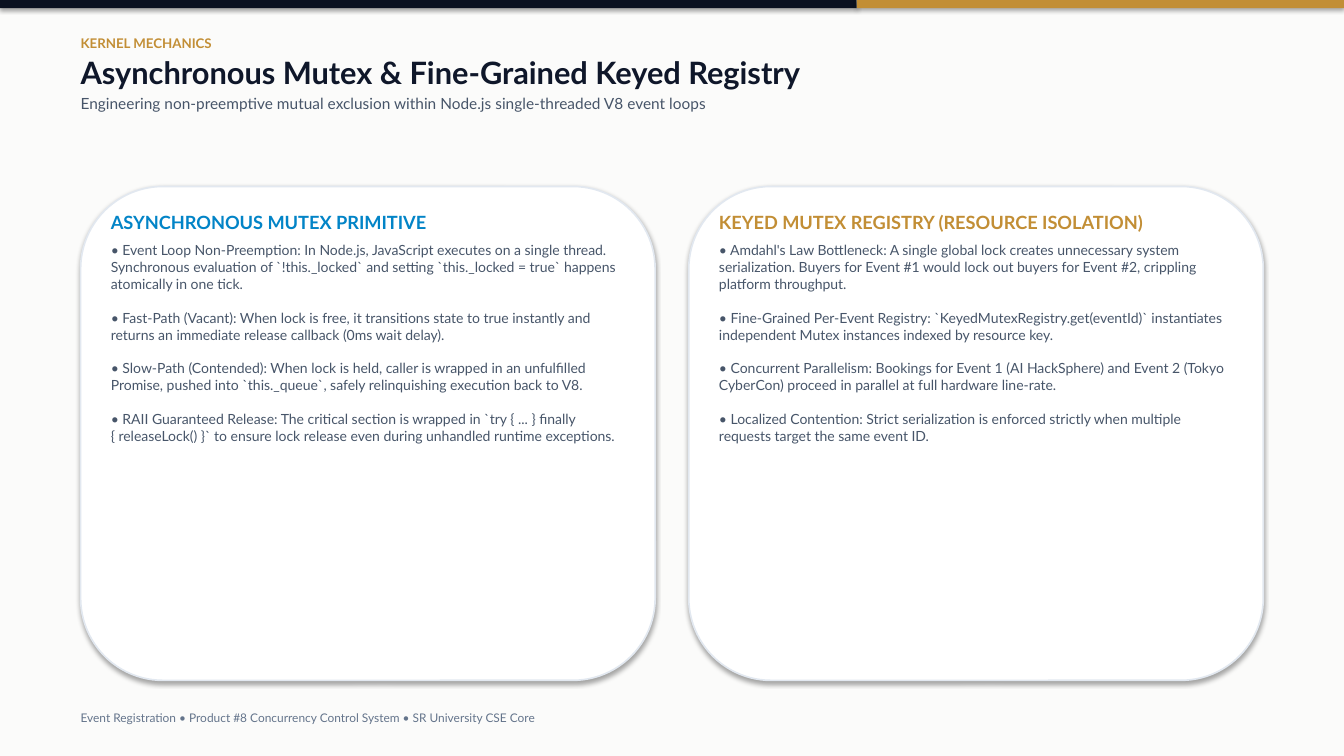
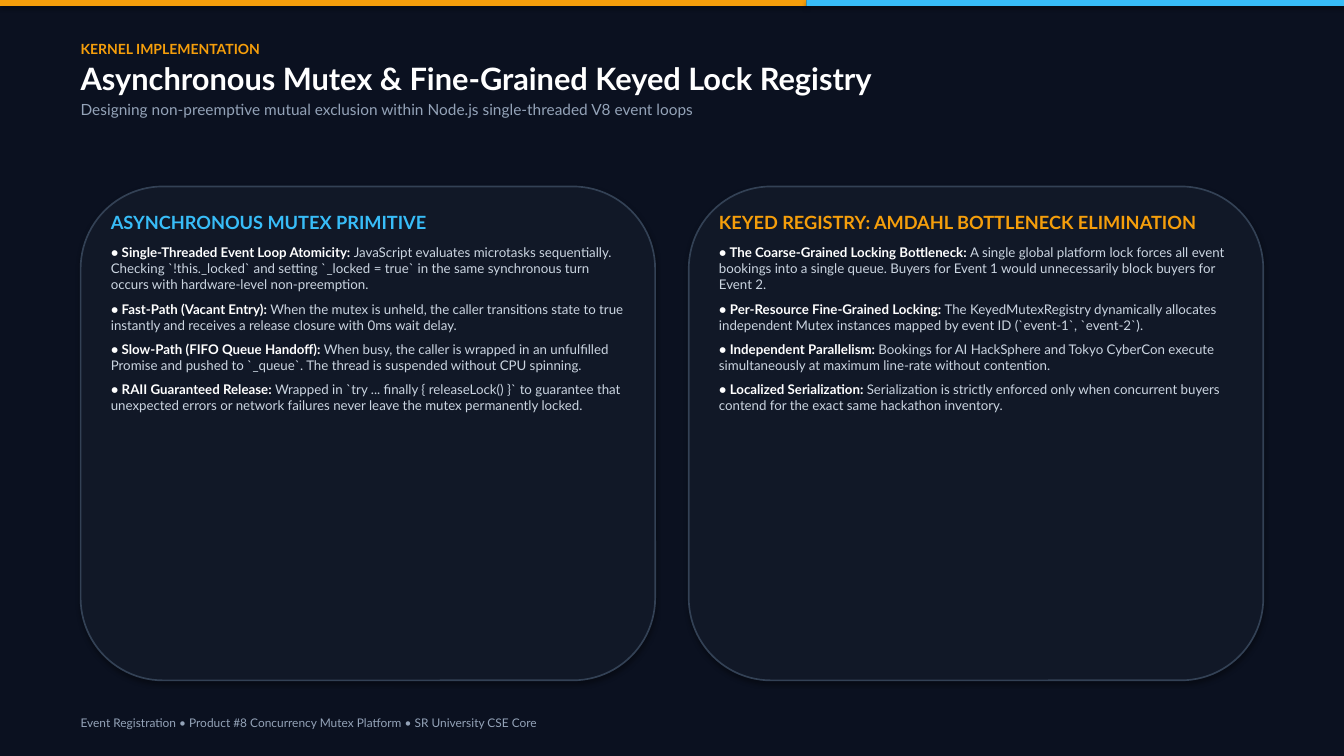
Before and after one commit to ShivaGanesh1080-ops/synnexa-os-concurrency, a slide deck: slide 5 of SYNNEXA_OS_Product8_Presentation.pptx. Drawn at 1344x756 pixels with LibreOffice and Linux fonts; fonts in the diff are those of the drawing. Boxes give left, top, right and bottom in pixels: in the first picture for what was removed or moved away, otherwise in the second. Text is boxed around its words. In the diff, an @@ line names an element or a change of style, - is before the commit and + after.

Commit message:
feat(ppt): regenerate 10-slide obsidian luxury presentation deck matching web design system

```diff
--- a/SYNNEXA_OS_Product8_Presentation.pptx
+++ b/SYNNEXA_OS_Product8_Presentation.pptx
@@ rectangle at <box>0,0,1344,756</box>: fill #FBFBFA to #0B1120 @@
@@ rectangle: place and size @@
-rectangle at <box>0,0,857,8</box>
+rectangle at <box>0,0,807,6</box>
@@ rectangle at <box>0,0,807,6</box>: fill #0B1120 to #F59E0B @@
@@ rectangle: place and size @@
-rectangle at <box>857,0,1344,8</box>
+rectangle at <box>807,0,1344,6</box>
@@ rectangle at <box>807,0,1344,6</box>: fill #C28E35 to #38BDF8 @@
@@ text at <box>81,43,872,118</box>: text changed; text colour #475569 to #94A3B8 @@
-KERNEL MECHANICS
-Asynchronous Mutex & Fine-Grained Keyed Registry
-Engineering non-preemptive mutual exclusion within Node.js single-threaded V8 event loops
+KERNEL IMPLEMENTATION
+Asynchronous Mutex & Fine-Grained Keyed Lock Registry
+Designing non-preemptive mutual exclusion within Node.js single-threaded V8 event loops
@@ rounded rectangle at <box>81,187,655,681</box>: fill #FFFFFF to #111827; outline #E2E8F0 1.2 pt to #334155 1.2 pt @@
@@ rounded rectangle at <box>689,187,1263,681</box>: fill #FFFFFF to #111827; outline #E2E8F0 1.2 pt to #334155 1.2 pt @@
@@ text at <box>111,215,426,229</box>: text colour #0284C7 to #38BDF8 in "ASYNCHRONOUS MUTEX PRIMITIVE"; more space between paragraphs @@
@@ text at <box>719,215,1225,413</box>: text changed; size 10 to 9.5 pt; text colour #475569 to #CBD5E1 @@
-KEYED MUTEX REGISTRY (RESOURCE ISOLATION)
-• Amdahl's Law Bottleneck: A single global lock creates unnecessary system serialization. Buyers for Event #1 would lock out buyers for Event #2, crippling platform throughput.
-• Fine-Grained Per-Event Registry: `KeyedMutexRegistry.get(eventId)` instantiates independent Mutex instances indexed by resource key.
-• Concurrent Parallelism: Bookings for Event 1 (AI HackSphere) and Event 2 (Tokyo CyberCon) proceed in parallel at full hardware line-rate.
-• Localized Contention: Strict serialization is enforced strictly when multiple requests target the same event ID.
+KEYED REGISTRY: AMDAHL BOTTLENECK ELIMINATION
+• The Coarse-Grained Locking Bottleneck: A single global platform lock forces all event bookings into a single queue. Buyers for Event 1 would unnecessarily block buyers for Event 2.
+• Per-Resource Fine-Grained Locking: The KeyedMutexRegistry dynamically allocates independent Mutex instances mapped by event ID (`event-1`, `event-2`).
+• Independent Parallelism: Bookings for AI HackSphere and Tokyo CyberCon execute simultaneously at maximum line-rate without contention.
+• Localized Serialization: Serialization is strictly enforced only when concurrent buyers contend for the exact same hackathon inventory.
@@ text at <box>111,247,623,413</box>: text changed; size 10 to 9.5 pt; text colour #475569 to #CBD5E1 @@
-• Event Loop Non-Preemption: In Node.js, JavaScript executes on a single thread. Synchronous evaluation of `!this._locked` and setting `this._locked = true` happens atomically in one tick.
-• Fast-Path (Vacant): When lock is free, it transitions state to true instantly and returns an immediate release callback (0ms wait delay).
-• Slow-Path (Contended): When lock is held, caller is wrapped in an unfulfilled Promise, pushed into `this._queue`, safely relinquishing execution back to V8.
-• RAII Guaranteed Release: The critical section is wrapped in `try { ... } finally { releaseLock() }` to ensure lock release even during unhandled runtime exceptions.
+• Single-Threaded Event Loop Atomicity: JavaScript evaluates microtasks sequentially. Checking `!this._locked` and setting `_locked = true` in the same synchronous turn occurs with hardware-level non-preemption.
+• Fast-Path (Vacant Entry): When the mutex is unheld, the caller transitions state to true instantly and receives a release closure with 0ms wait delay.
+• Slow-Path (FIFO Queue Handoff): When busy, the caller is wrapped in an unfulfilled Promise and pushed to `_queue`. The thread is suspended without CPU spinning.
+• RAII Guaranteed Release: Wrapped in `try ... finally { releaseLock() }` to guarantee that unexpected errors or network failures never leave the mutex permanently locked.
@@ text at <box>81,718,537,729</box>: text changed; text colour #64748B to #94A3B8 @@
-Event Registration • Product #8 Concurrency Control System • SR University CSE Core
+Event Registration • Product #8 Concurrency Mutex Platform • SR University CSE Core
```
Also in this commit, not shown: 8 other slides changed, 1 slide added, 1 slide removed, 10 other files.
